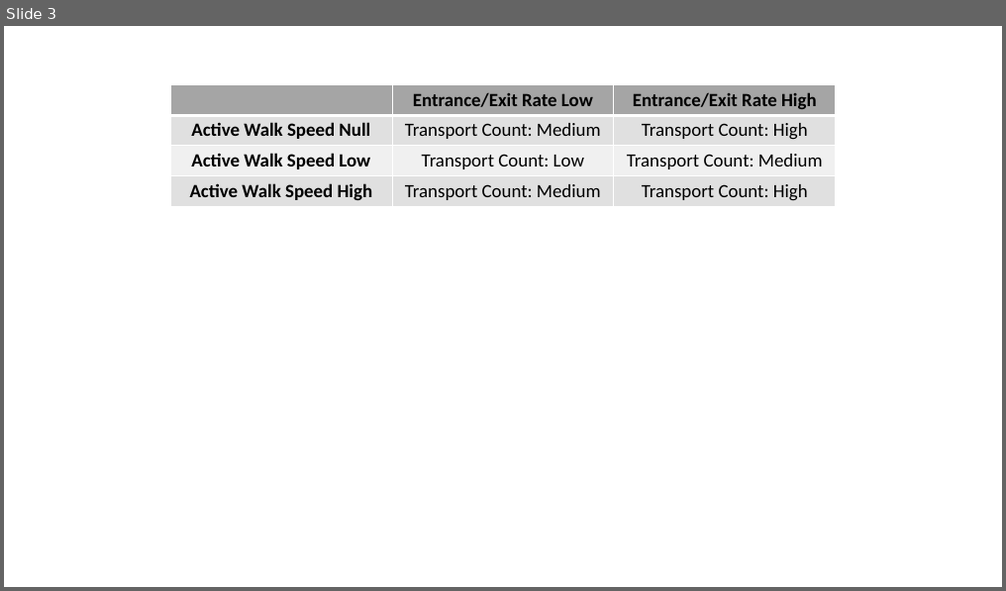
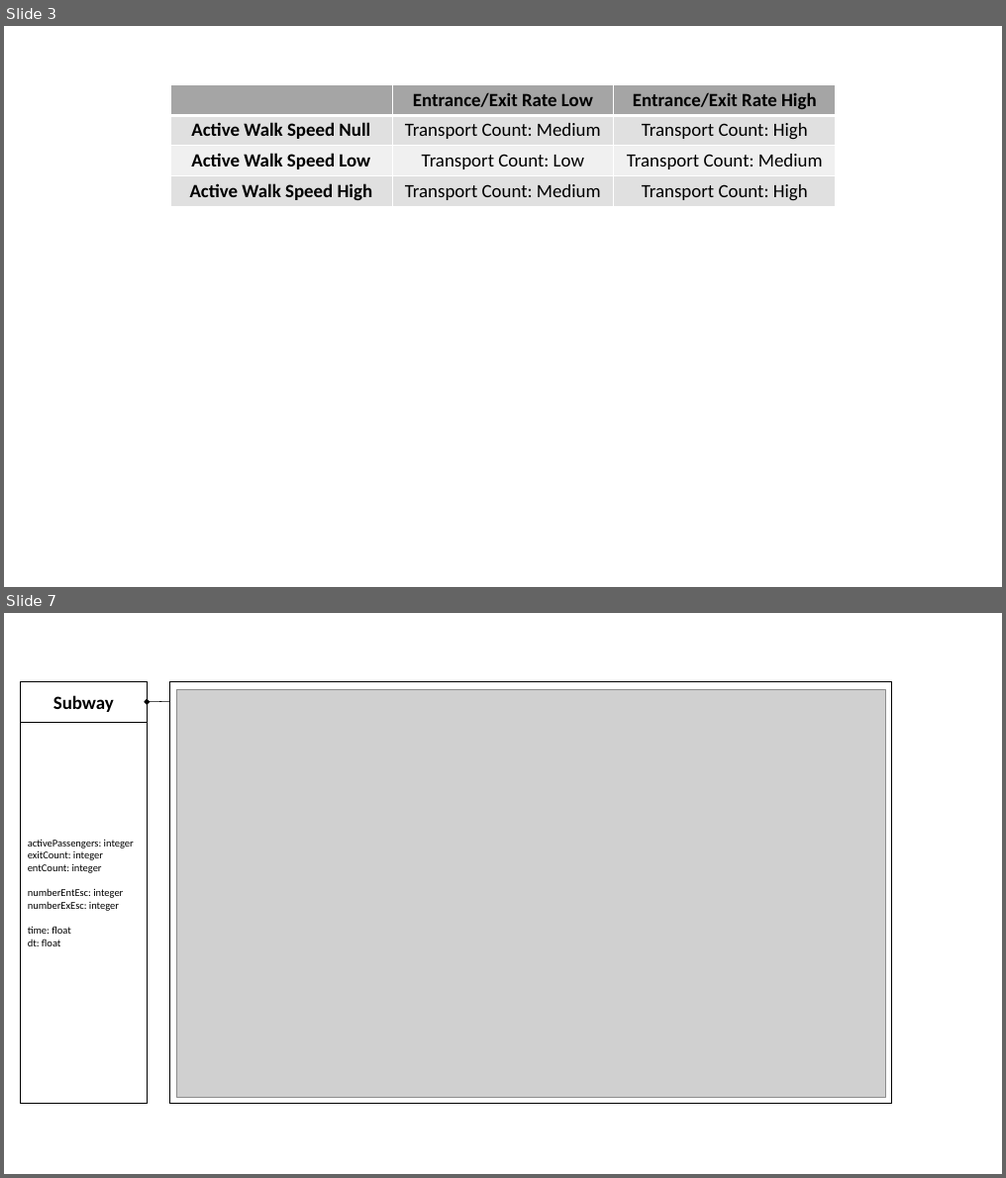
Before and after one commit to IDS6145-Fall2019/assignment1-rhyben94, a slide deck: images/Image-Bank.pptx. Shown one above the other, each under a label of ours: slide 3 before the commit, slides 3 and 7 after it; the slides between them are not shown. The pictures are 1006x591 and 1006x1178 pixels, drawn with LibreOffice and Linux fonts; fonts in the diff are those of the drawing; grey boxes stand for pictures. Boxes give left, top, right and bottom in pixels: in the first picture for what was removed or moved away, otherwise in the second. Text is boxed around its words. In the diff, an @@ line names an element or a change of style, - is before the commit and + after.

```diff
--- a/images/Image-Bank.pptx
+++ b/images/Image-Bank.pptx
@@ slide 7 added at (4, 613, 1002, 1174), background #FFFFFF @@
@@ rectangle added at (21, 682, 147, 1104), outline #000000 1 pt, 10 pt, text #000000 @@
+activePassengers: integer
+exitCount: integer
+entCount: integer
+numberEntEsc: integer
+numberExEsc: integer
+time: float
+dt: float
@@ rectangle added at (21, 682, 147, 722), outline #000000 1 pt, 18 pt, text #000000, bold @@
+Subway
@@ arrow added from (170, 701) to (147, 702), #000000 0.5 pt @@
@@ rectangle added at (170, 682, 892, 1104), outline #000000 1 pt @@
@@ picture added at (177, 689, 886, 1097) @@
```
Also in this commit, not shown: 2 slides changed, 4 other slides added, 2 slides removed, 7 other files.
